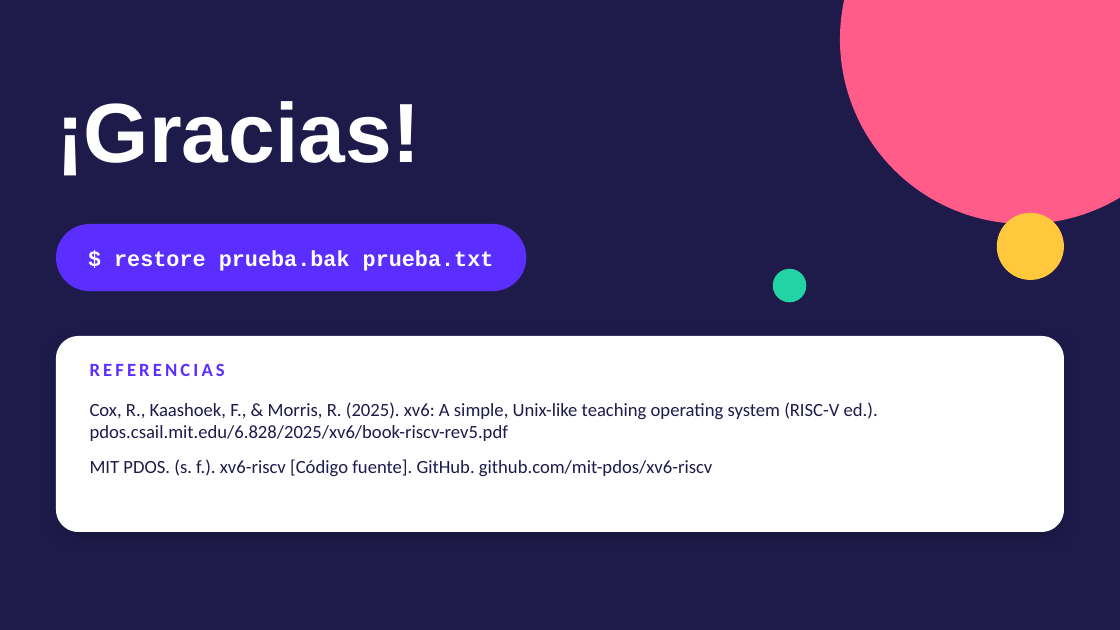
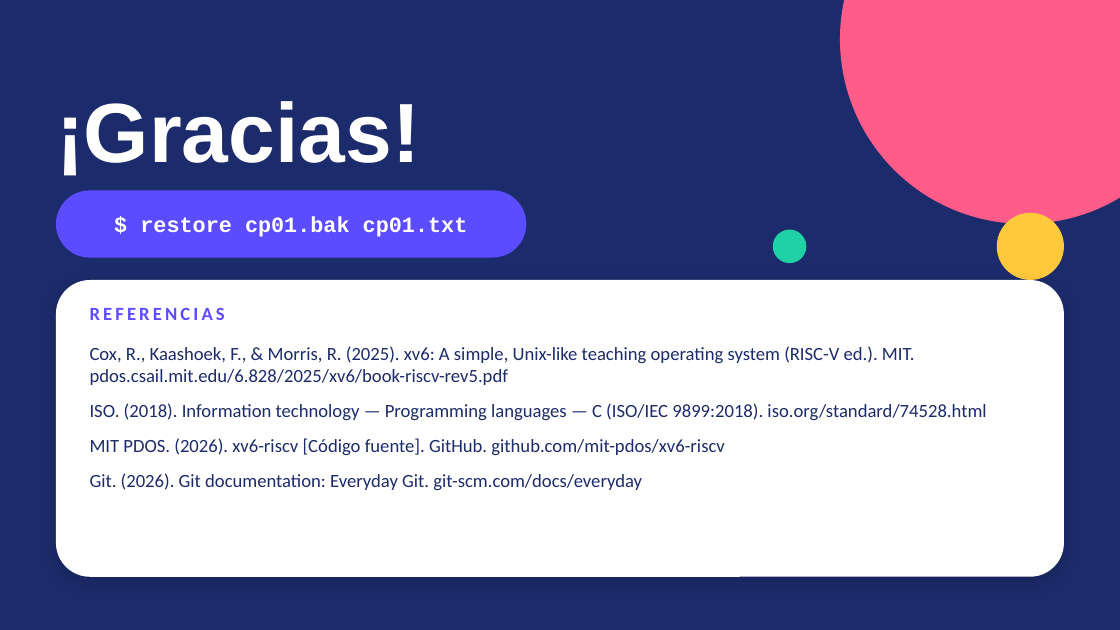
Before and after one commit to jhonatancarrillo/xv6-trabajoFinal, a slide deck: slide 19 of documentacion/restauracion_xv6_canva.pptx (slide 14 before the commit). Drawn at 1120x630 pixels with LibreOffice and Linux fonts; fonts in the diff are those of the drawing. Boxes give left, top, right and bottom in pixels: in the first picture for what was removed or moved away, otherwise in the second. Text is boxed around its words. In the diff, an @@ line names an element or a change of style, - is before the commit and + after.

```diff
--- a/documentacion/restauracion_xv6_canva.pptx
+++ b/documentacion/restauracion_xv6_canva.pptx
@@ background #1E1B4B to #1C2B6B @@
@@ rounded rectangle: place and size @@
-rounded rectangle at <box>56,224,526,291</box>
+rounded rectangle at <box>56,190,526,258</box>
@@ rounded rectangle at <box>56,190,526,258</box>: fill #5B2EFF to #5B4DFF @@
@@ text at <box>140,217,468,237</box>: text changed @@
-$ restore prueba.bak prueba.txt
+$ restore cp01.bak cp01.txt
@@ ellipse: place and size @@
-ellipse at <box>773,269,806,302</box>
+ellipse at <box>773,230,806,263</box>
@@ ellipse at <box>773,230,806,263</box>: fill #22D3A6 to #1FD1A5 @@
@@ ellipse at <box>997,213,1064,280</box>: fill #FFC83D to #FFC93C @@
@@ rounded rectangle: place and size @@
-rounded rectangle at <box>56,336,1064,532</box>
+rounded rectangle at <box>56,280,1064,577</box>
@@ text "REFERENCIAS": place and size @@
-text "REFERENCIAS" at <box>90,363,225,376</box>
+text "REFERENCIAS" at <box>90,308,225,320</box>
@@ text "REFERENCIAS" at <box>90,308,225,320</box>: text colour #5B2EFF to #5B4DFF @@
@@ text at <box>90,346,986,490</box>: text changed; text colour #1E1B4B to #1C2B6B @@
-Cox, R., Kaashoek, F., & Morris, R. (2025). xv6: A simple, Unix-like teaching operating system (RISC-V ed.). pdos.csail.mit.edu/6.828/2025/xv6/book-riscv-rev5.pdf
-MIT PDOS. (s. f.). xv6-riscv [Código fuente]. GitHub. github.com/mit-pdos/xv6-riscv
+Cox, R., Kaashoek, F., & Morris, R. (2025). xv6: A simple, Unix-like teaching operating system (RISC-V ed.). MIT. pdos.csail.mit.edu/6.828/2025/xv6/book-riscv-rev5.pdf
+ISO. (2018). Information technology — Programming languages — C (ISO/IEC 9899:2018). iso.org/standard/74528.html
+MIT PDOS. (2026). xv6-riscv [Código fuente]. GitHub. github.com/mit-pdos/xv6-riscv
+Git. (2026). Git documentation: Everyday Git. git-scm.com/docs/everyday
```
Also in this commit, not shown: 12 other slides changed, 6 slides added, 1 slide removed.
